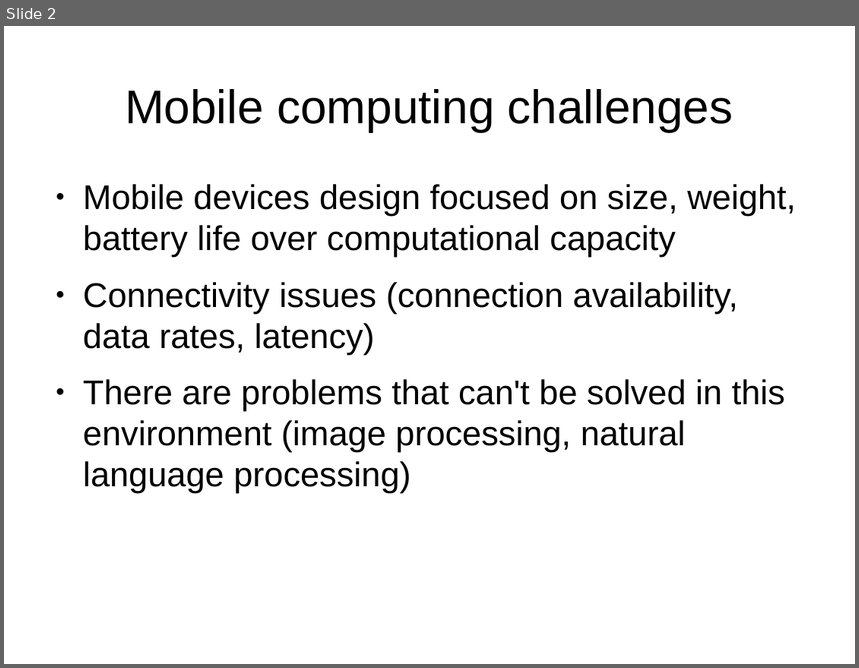
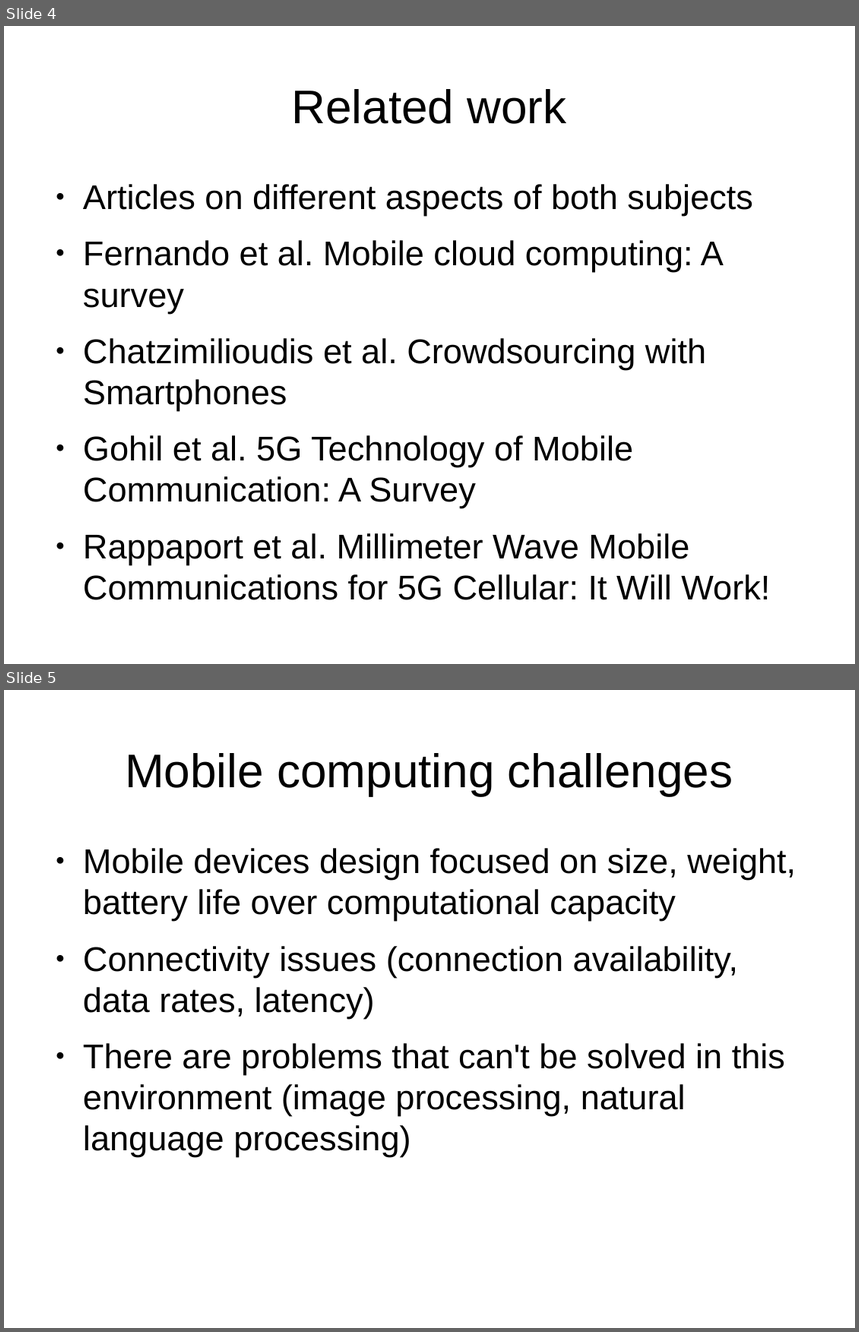
Before and after one commit to nipakoo/Mobile-Data-Analytics, a slide deck: presentation.odp. Shown one above the other, each under a label of ours: slide 2 before the commit, slides 4 and 5 after it. The pictures are 859x668 and 859x1332 pixels, drawn with LibreOffice and Linux fonts; fonts in the diff are those of the drawing. Boxes give left, top, right and bottom in pixels: in the first picture for what was removed or moved away, otherwise in the second. Text is boxed around its words. In the diff, an @@ line names an element or a change of style, - is before the commit and + after.

```diff
--- a/presentation.odp
+++ b/presentation.odp
@@ slide 4 added at (4, 26, 855, 664), background #FFFFFF @@
@@ title added at (292, 89, 567, 124), 44 pt, text #000000 @@
+Related work
@@ text added at (83, 184, 770, 601), 32 pt, text #000000 @@
+● Articles on different aspects of both subjects
+● Fernando et al. Mobile cloud computing: A survey
+● Chatzimilioudis et al. Crowdsourcing with Smartphones
+● Gohil et al. 5G Technology of Mobile Communication: A Survey
+● Rappaport et al. Millimeter Wave Mobile Communications for 5G Cellular: It Will Work!
@@ what was slide 2 is now slide 5 @@
```
Also in this commit, not shown: 2 slides changed, 2 other slides added, 1 slide removed, 1 other file.
